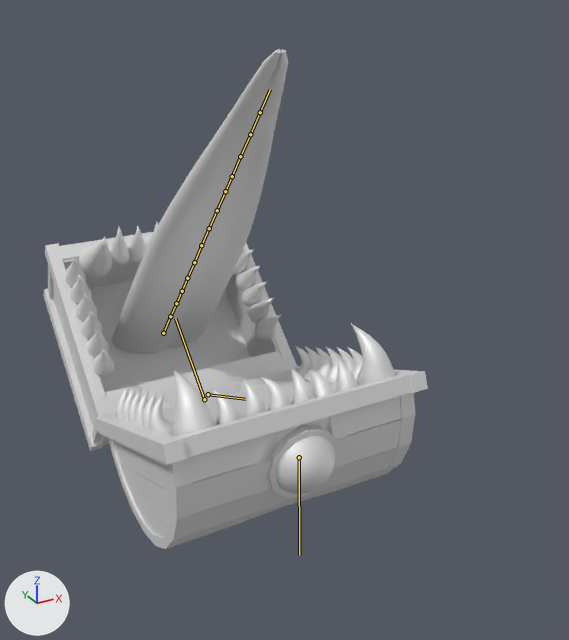
An edit to the glTF model project/ResourcesData/GameScene/Model/enemy_death.gltf, drawn before and after from the same camera.
Before and after are seen from a 50 mm camera at (-2.82, -6.97, 7.21) aimed at (0.24, -1.41, 4.42). Lighting does not change. The marker at lower left points along +X, +Y and +Z. Both versions are drawn at frame 35 of the action 'アーマチュアAction'; the numbers are the values there. The bones that bend it are drawn over the model as lines.

Names of what the first picture shows: '円錐', '円錐.001', '球', '立方体.030'.
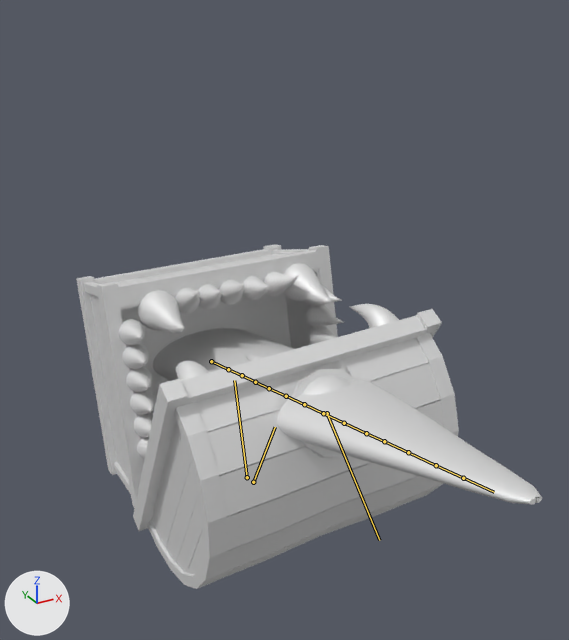
The change in detail:
Object 'アーマチュア' (bone_rig_object) turns from (115, 0, 0) to (42, 1, 2) degrees about its own x, y and z.
Object 'アーマチュア.001' (bone_rig_object_) moves from (0.0, -0.081, 3.033) to (0.0, -1.086, 2.654).
Object 'アーマチュア.001' (bone_rig_object_) turns from (41, 0, 0) to (77, 0, 0) degrees about its own x, y and z.
Object 'アーマチュア.002' (bone_rig_object__) turns from (21, -1, 1) to (15, -1, 1) degrees about its own x, y and z.

Where the change shows, as pixel boxes [x1, y1, x2, y2] in the pictures (569 x 640 px):
'円錐.001', posed (26% taller): before [95, 323, 428, 549]; after [133, 304, 459, 589]
'立方体.030', posed (15% taller): before [43, 221, 297, 451]; after [76, 244, 344, 508]
'円錐', posed (121% wider, 42% shorter): before [112, 49, 288, 354]; after [152, 328, 542, 505]
